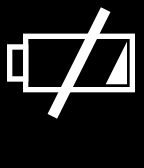
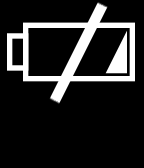
Two versions of the same layered image (144 × 168). Layer-by-layer changes:
painted on "Background" over (7, 1, 135, 119)
added layer "Layer" over (7, 1, 135, 119)
